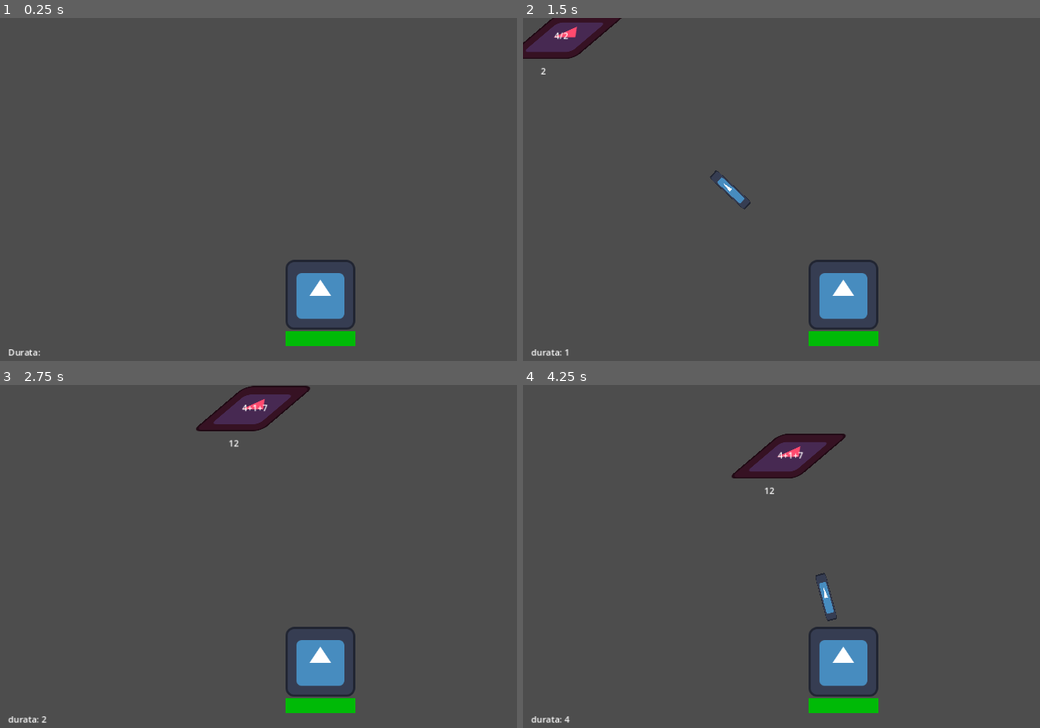
Above: before the commit, frames 1-4 (two rows, left to right).
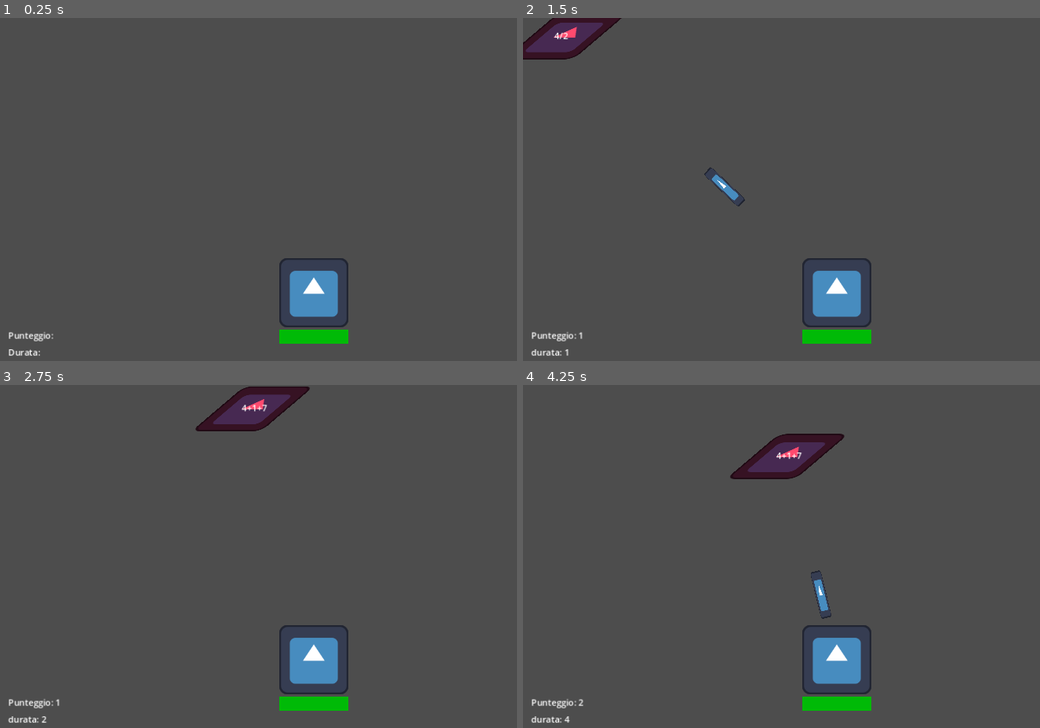
Above: after the commit, the same moments.

Repository: StefanoGavatta/MatematicaLanParty
Game: Godot game, scene res://world/world.tscn
The game is run twice, just before and just after one commit, with the same random seed, the same clock (stepped at 60 frames per second) and the same inputs. The engine's default icon, where the game draws it, is replaced by a stand-in: a white triangle on a blue panel in a dark square.
Inputs:
- Up to frame 1 (0.25 s): no input
- Up to frame 2 (1.5 s): tap Enter at 0.5 s
- Up to frame 3 (2.75 s): no input
- Up to frame 4 (4.25 s): no input

The runs differ from the first frame. In frame 1, 1.5% of the frame differs, in the area x 1-69%, y 70-96%; in frame 2, 1.8%; in frame 3, 1.7%; in frame 4, 2.0%, in the area x 1-69%, y 14-96%.

Commit message:
aggiunto punteggio DEBUG

Diff:
--- a/Cavalieri/cavaliere.tscn
+++ b/Cavalieri/cavaliere.tscn
@@ -29,6 +29,7 @@
 offset_bottom = 10.0
 
 [node name="Risultato" type="Label" parent="."]
+visible = false
 offset_left = -45.0
 offset_top = 52.0
 offset_right = -5.0
--- a/Cavalieri/distruggi_cavalieri.gd
+++ b/Cavalieri/distruggi_cavalieri.gd
@@ -16,6 +16,9 @@
 			istanziaProiettile(cavalieriPresenti[i])
 			$"../Input".resetInput()
 
+#!!DEBUG!!
+var cavalieriDistrutti = 0
+
 #crea il proiettile e gli da i valori
 func istanziaProiettile(nemico: CharacterBody2D):
 		var colpoINST = colpo.instantiate()
@@ -23,3 +26,8 @@
 		colpoINST.direzione = nemico.position
 		colpoINST.bersaglio = nemico
 		add_child(colpoINST)
+
+
+		#!!RIMUOVERE DOPO DEBUG!!
+		cavalieriDistrutti += 1
+		$"../Punteggio".text = "Punteggio: "+str(cavalieriDistrutti)
--- a/world/world.tscn
+++ b/world/world.tscn
@@ -27,7 +27,7 @@
 
 [node name="Bersaglio" parent="." instance=ExtResource("2_mj5e8")]
 unique_name_in_owner = true
-position = Vector2(588, 508)
+position = Vector2(576, 504)
 
 [node name="GeneratoreDiCavalieri" parent="." instance=ExtResource("4_gn8x3")]
 maxSpawn = 6.0
@@ -46,17 +46,16 @@
 metadata/_edit_lock_ = true
 
 [node name="Input" type="LineEdit" parent="Input"]
-visible = false
 layout_mode = 1
 anchors_preset = 7
 anchor_left = 0.5
 anchor_top = 1.0
 anchor_right = 0.5
 anchor_bottom = 1.0
-offset_left = -78.0
-offset_top = -64.0
-offset_right = 81.0
-offset_bottom = -33.0
+offset_left = -80.0
+offset_top = 25.0
+offset_right = 79.0
+offset_bottom = 56.0
 grow_horizontal = 2
 grow_vertical = 0
 tooltip_text = "Input"
@@ -64,16 +63,17 @@
 theme_override_styles/read_only = SubResource("StyleBoxFlat_1ui4o")
 theme_override_styles/normal = SubResource("StyleBoxFlat_xbb7p")
 alignment = 1
+max_length = 3
+virtual_keyboard_type = 2
 selecting_enabled = false
-flat = true
 caret_blink = true
 
 [node name="SkinInput" type="Label" parent="Input"]
 layout_mode = 0
-offset_left = 509.0
-offset_top = 601.0
-offset_right = 664.0
-offset_bottom = 632.0
+offset_left = 500.0
+offset_top = 607.0
+offset_right = 655.0
+offset_bottom = 638.0
 text = "Input"
 horizontal_alignment = 1
 
@@ -92,4 +92,11 @@
 [node name="Timer" type="Timer" parent="Durata"]
 autostart = true
 
+[node name="Punteggio" type="Label" parent="."]
+offset_left = 15.0
+offset_top = 571.0
+offset_right = 80.0
+offset_bottom = 594.0
+text = "Punteggio: "
+
 [connection signal="timeout" from="Durata/Timer" to="Durata" method="_on_timer_timeout"]
